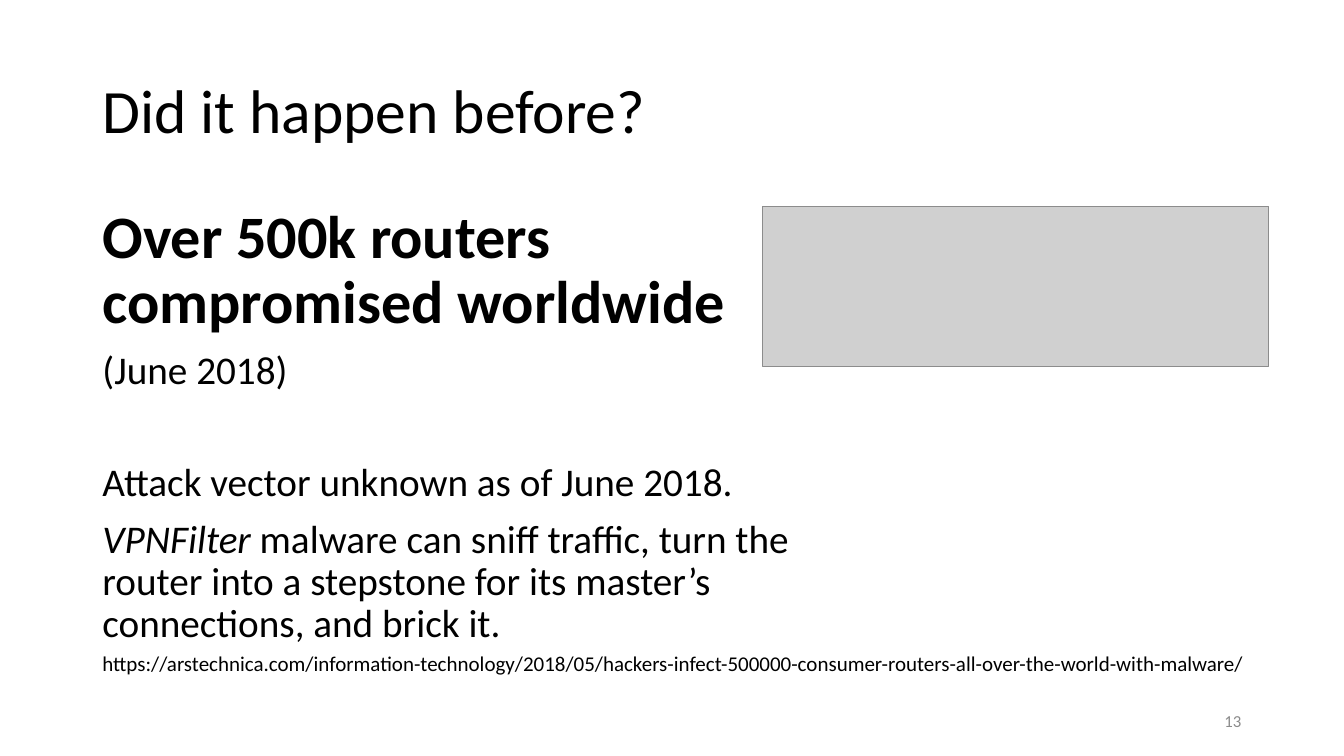
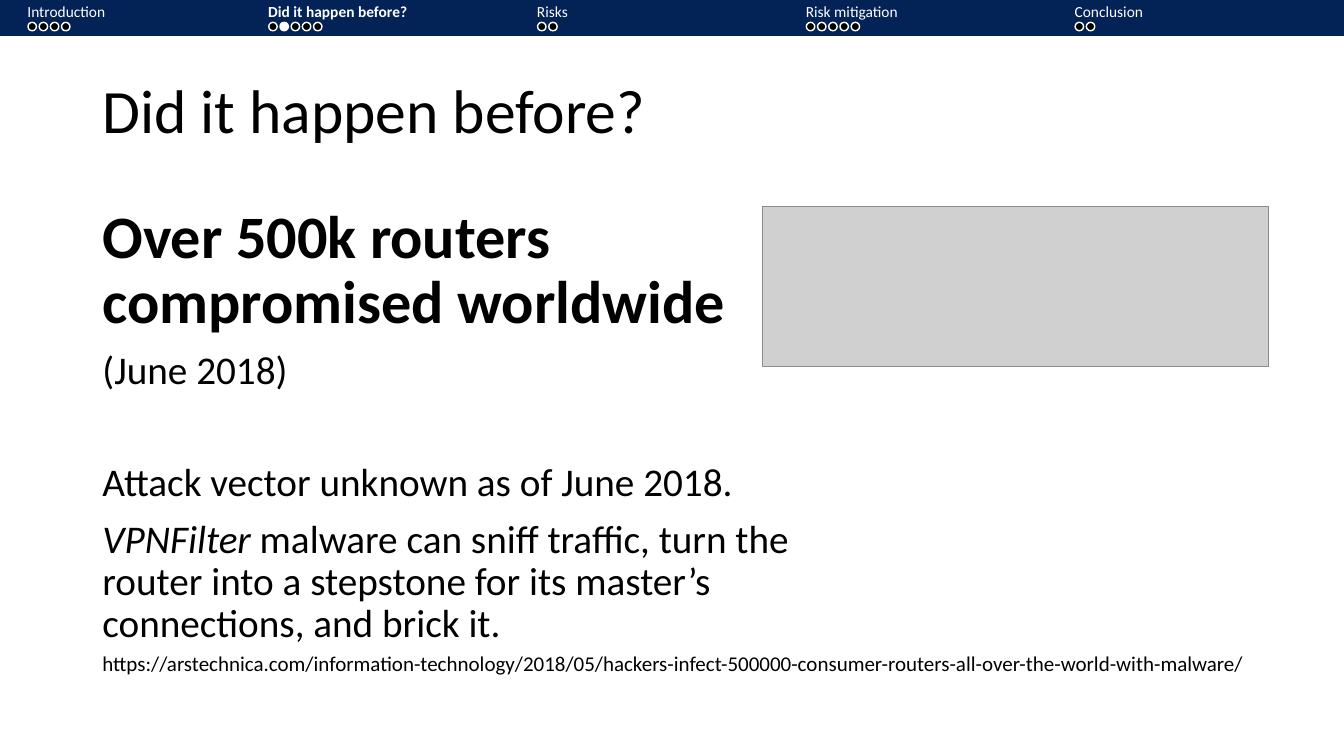
Before and after one commit to vveloso/talks, a slide deck: slide 6 of Security is a Thing/Security is a Thing.pptx (slide 13 before the commit). Drawn at 1344x756 pixels with LibreOffice and Linux fonts; fonts in the diff are those of the drawing; grey boxes stand for pictures. Boxes give left, top, right and bottom in pixels: in the first picture for what was removed or moved away, otherwise in the second. Text is boxed around its words. In the diff, an @@ line names an element or a change of style, - is before the commit and + after.

```diff
--- a/Security is a Thing/Security is a Thing.pptx
+++ b/Security is a Thing/Security is a Thing.pptx
@@ rectangle added at bbox=[0, 0, 1344, 35], fill #032256, outline #032256 1 pt @@
@@ text added at bbox=[27, 6, 105, 22], 11 pt, text #FFFFFF @@
+Introduction
@@ ellipse added at bbox=[28, 22, 36, 30], fill #000000, outline #FFFFFF 1 pt @@
@@ ellipse added at bbox=[39, 22, 47, 30], fill #000000, outline #FFFFFF 1 pt @@
@@ ellipse added at bbox=[50, 22, 58, 30], fill #000000, outline #FFFFFF 1 pt @@
@@ ellipse added at bbox=[62, 22, 70, 30], fill #000000, outline #FFFFFF 1 pt @@
@@ text added at bbox=[268, 6, 407, 22], 11 pt, text #FFFFFF, bold @@
+Did it happen before?
@@ ellipse added at bbox=[269, 22, 277, 30], fill #000000, outline #FFFFFF 1 pt @@
@@ ellipse added at bbox=[280, 22, 288, 30], fill #FFFFFF, outline #FFFFFF 1 pt @@
@@ ellipse added at bbox=[291, 22, 299, 30], fill #000000, outline #FFFFFF 1 pt @@
@@ ellipse added at bbox=[302, 22, 311, 30], fill #000000, outline #FFFFFF 1 pt @@
@@ ellipse added at bbox=[314, 22, 322, 30], fill #000000, outline #FFFFFF 1 pt @@
@@ text added at bbox=[537, 6, 568, 22], 11 pt, text #FFFFFF @@
+Risks
@@ ellipse added at bbox=[537, 22, 545, 30], fill #000000, outline #FFFFFF 1 pt @@
@@ ellipse added at bbox=[548, 22, 557, 30], fill #000000, outline #FFFFFF 1 pt @@
@@ text added at bbox=[806, 6, 898, 22], 11 pt, text #FFFFFF @@
+Risk mitigation
@@ ellipse added at bbox=[807, 22, 815, 30], fill #000000, outline #FFFFFF 1 pt @@
@@ ellipse added at bbox=[818, 22, 826, 30], fill #000000, outline #FFFFFF 1 pt @@
@@ ellipse added at bbox=[829, 22, 837, 30], fill #000000, outline #FFFFFF 1 pt @@
@@ ellipse added at bbox=[840, 22, 848, 30], fill #000000, outline #FFFFFF 1 pt @@
@@ ellipse added at bbox=[851, 22, 859, 30], fill #000000, outline #FFFFFF 1 pt @@
@@ text added at bbox=[1075, 6, 1143, 22], 11 pt, text #FFFFFF @@
+Conclusion
@@ ellipse added at bbox=[1076, 22, 1084, 30], fill #000000, outline #FFFFFF 1 pt @@
@@ ellipse added at bbox=[1087, 22, 1095, 30], fill #000000, outline #FFFFFF 1 pt @@
@@ page number removed at bbox=[1224, 716, 1241, 727] @@
-13
```
Also in this commit, not shown: 16 other slides changed, 1 slide added, 1 slide removed.
